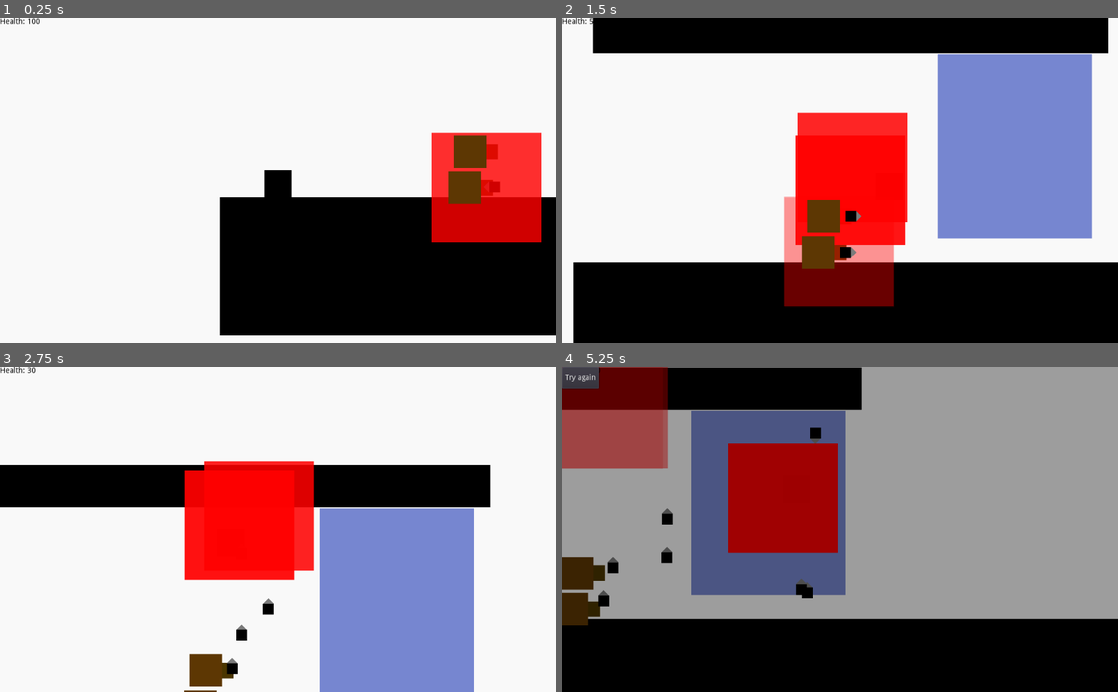
Above: before the commit, frames 1-4 (two rows, left to right).
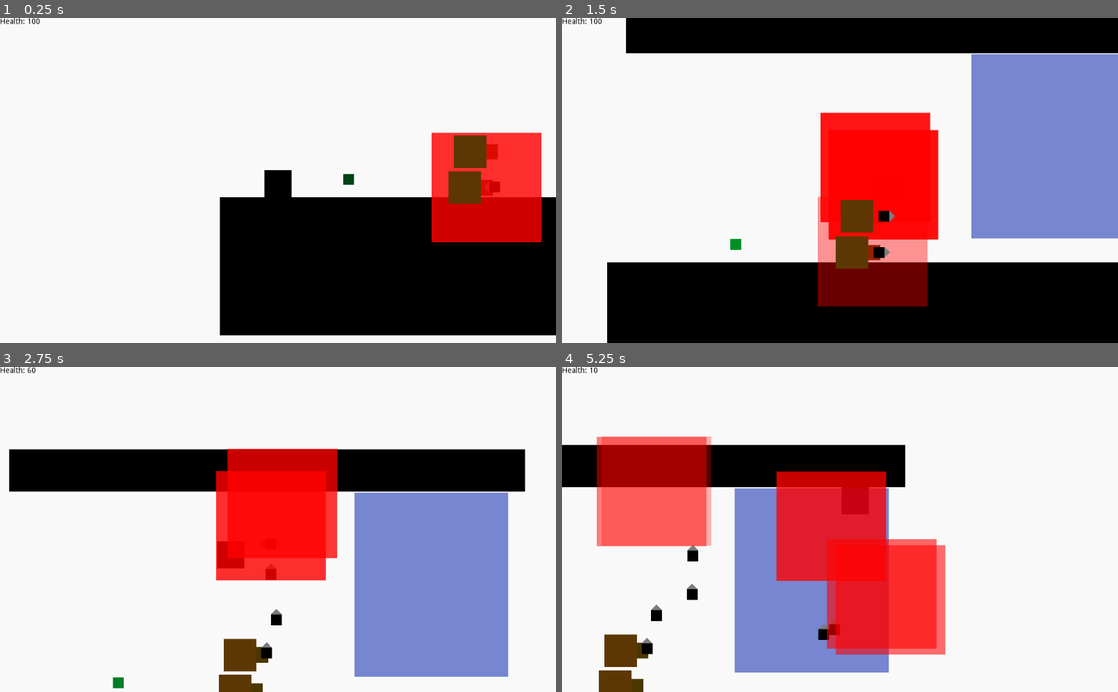
Above: after the commit, the same moments.

Repository: RavenJFelix/Square
Game: Godot game, scene res://testLevel/test.tscn
Two runs of this game, one before a commit and one after it. Both use one fixed random seed, a clock stepped at 60 frames per second and the inputs below. This scene is started directly instead of the project's main scene.
Inputs:
- Up to frame 1 (0.25 s): no input
- Up to frame 2 (1.5 s): hold Right (ui_right) from 0.53 s (still down); tap Up (ui_up) at 0.77 s
- Up to frame 3 (2.75 s): tap Up (ui_up) at 1.52 s; release Right (ui_right) at 2.03 s; hold Left (ui_left) from 2.03 s (still down)
- Up to frame 4 (5.25 s): release Left (ui_left) at 2.78 s; hold Right (ui_right) 2.78-4.28 s; tap Up (ui_up) at 3.02, 3.77, 4.52 s; hold Left (ui_left) 4.28-5.03 s; hold Right (ui_right) from 5.03 s (still down)

The runs differ from the first frame. In frame 1, less than 0.1% of the frame differs, in the area x 61-64%, y 47-52%; in frame 2, 18%; in frame 3, 23%; in frame 4, 100%, in the area x 0-100%, y 0-100%.

Commit message:
Add healing blocks

Diff:
--- a/entity/pc/player/player.gd
+++ b/entity/pc/player/player.gd
@@ -9,7 +9,7 @@
 export var speed = 500
 export var max_jumps = 1
 export var speed_mult = 1.0
-
+export var max_health = 200
 export var health = 100
 
 var alive = true
@@ -47,8 +47,12 @@
 
 func heal(heal_amount):
 	assert(heal_amount > 0)
+	var new_health = health + heal_amount
+	if new_health > max_health:
+		health = max_health
+	else:
+		health = new_health
 	_update_health_display(health)
-	health += heal_amount
 
 func _update_health_display(health):
 	gui.update_health(health)
--- /dev/null
+++ b/map/hazard/health-block/StaticBody2D.gd
@@ -0,0 +1,28 @@
+extends KinematicBody2D
+
+# Declare member variables here. Examples:
+# var a = 2
+# var b = "text"
+var damaged = {}
+var still = Vector2(0, 0)
+# Called when the node enters the scene tree for the first time.
+func _ready():
+
+	pass # Replace with function body.
+
+func _physics_process(delta):
+	var bodies = {}
+	move_and_slide(still)
+	for i in get_slide_count():
+		var collision = get_slide_collision(i)
+		var collider = collision.collider
+		#print("Collided with: ", collision.collider.name)
+		if collider.has_method("heal") and (not damaged.has(collider)):
+			get_parent().set_color_damaged()
+			collider.heal(get_parent().damage)
+			damaged[collider] = get_parent().damage_time
+	for damaged_body in damaged:
+		#print(damaged)
+		damaged[damaged_body] -= delta
+		if damaged[damaged_body] < 0:
+			damaged.erase(damaged_body)
--- /dev/null
+++ b/map/hazard/health-block/heal-block.gd
@@ -0,0 +1,19 @@
+extends Polygon2D
+
+export var damage = 10
+export var damage_time = 0.75
+export var damage_color = Color(0.0, 0.0, 0.0)
+export var regular_color = Color(0.0, 0.0, 0.0)
+export var color_restore_speed = 0.05
+
+func set_color_damaged():
+	color = damage_color
+
+func set_color_regular():
+	color = regular_color
+
+func restore_color_regular():
+	color =lerp(color, regular_color, color_restore_speed)
+
+func _physics_process(delta):
+	restore_color_regular()
--- /dev/null
+++ b/map/hazard/health-block/health-block.gd
@@ -0,0 +1,19 @@
+extends Polygon2D
+
+export var damage = 10
+export var damage_time = 0.75
+export var damage_color = Color(0.0, 0.0, 0.0)
+export var regular_color = Color(0.0, 0.0, 0.0)
+export var color_restore_speed = 0.05
+
+func set_color_damaged():
+	color = damage_color
+
+func set_color_regular():
+	color = regular_color
+
+func restore_color_regular():
+	color =lerp(color, regular_color, color_restore_speed)
+
+func _physics_process(delta):
+	restore_color_regular()
--- /dev/null
+++ b/map/hazard/health-block/health-block.tscn
@@ -0,0 +1,20 @@
+[gd_scene load_steps=4 format=2]
+
+[ext_resource path="res://map/hazard/health-block/health-block.gd" type="Script" id=1]
+[ext_resource path="res://map/hazard/health-block/StaticBody2D.gd" type="Script" id=2]
+
+[sub_resource type="RectangleShape2D" id=1]
+
+[node name="HealingBlock" type="Polygon2D"]
+color = Color( 0, 0, 0, 1 )
+polygon = PoolVector2Array( -10, -10, 10, -10, 10, 10, -10, 10, -10, -10 )
+script = ExtResource( 1 )
+damage_time = 0.1
+damage_color = Color( 0, 1, 0.0392157, 1 )
+regular_color = Color( 0, 0.490196, 0.156863, 1 )
+
+[node name="StaticBody2D" type="KinematicBody2D" parent="."]
+script = ExtResource( 2 )
+
+[node name="CollisionShape2D" type="CollisionShape2D" parent="StaticBody2D"]
+shape = SubResource( 1 )
--- a/testLevel/test.tscn
+++ b/testLevel/test.tscn
@@ -1,9 +1,10 @@
-[gd_scene load_steps=5 format=2]
+[gd_scene load_steps=6 format=2]
 
 [ext_resource path="res://map/basicPlatform.tscn" type="PackedScene" id=1]
 [ext_resource path="res://entity/pc/player/player.tscn" type="PackedScene" id=2]
 [ext_resource path="res://map/motion/gravity-flip-zone/gravity-zone.tscn" type="PackedScene" id=3]
 [ext_resource path="res://map/hazard/missile-shooter/missile-shooter.tscn" type="PackedScene" id=4]
+[ext_resource path="res://map/hazard/health-block/health-block.tscn" type="PackedScene" id=5]
 
 [node name="Node2D" type="Node2D"]
 
@@ -29,3 +30,6 @@
 [node name="missile-shooter2" parent="." instance=ExtResource( 4 )]
 position = Vector2( 439.542, 44.3586 )
 missile_scene = "res://entity/npc/enemies/chaser/tangential-chaser.tscn"
+
+[node name="HealingBlock" parent="." instance=ExtResource( 5 )]
+position = Vector2( 215.604, 95.6778 )
